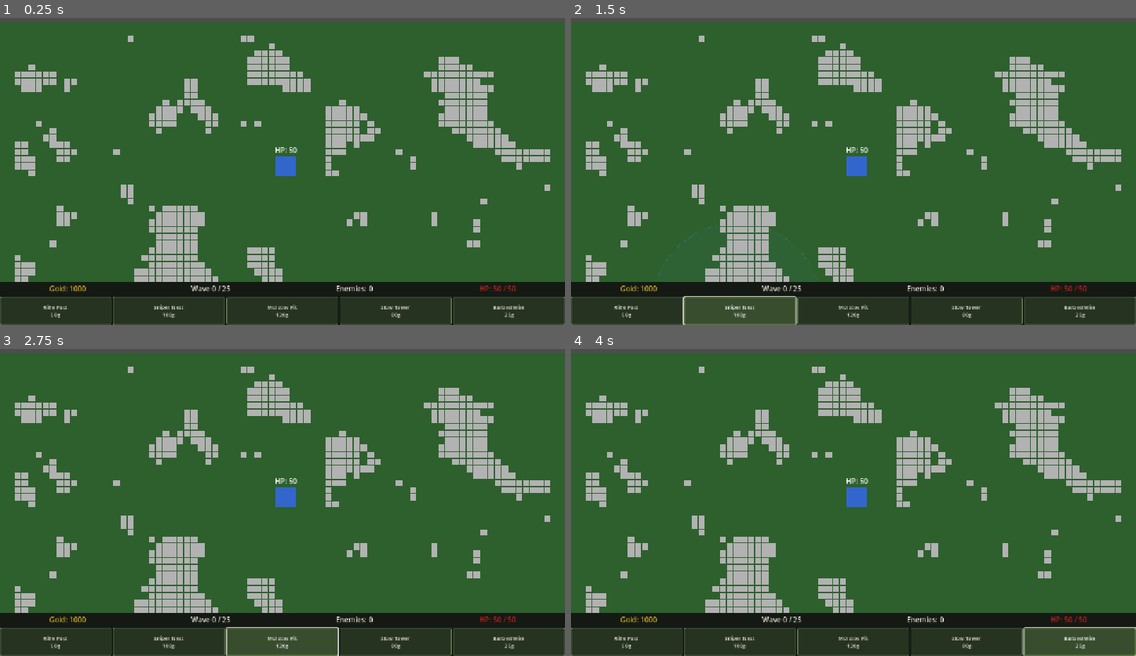
Above: before the commit, frames 1-4 (two rows, left to right).
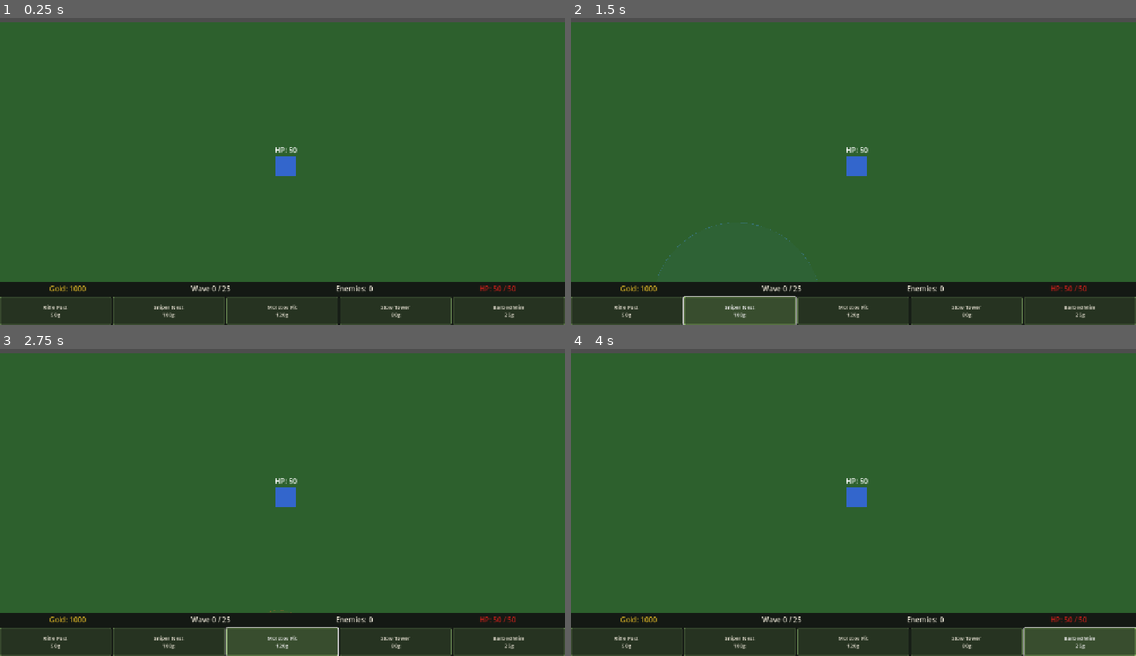
Above: after the commit, the same moments.

Repository: 3dw4rd1/OC_Tower_defense
Game: Godot game, scene res://scenes/levels/main.tscn
Two runs of this game, one before a commit and one after it. Both use one fixed random seed, a clock stepped at 60 frames per second and the inputs below.
Inputs:
- Up to frame 1 (0.25 s): no input
- Up to frame 2 (1.5 s): click "Rifle Post 50g" at 0.5 s; click "Sniper Nest 100g" at 1.25 s
- Up to frame 3 (2.75 s): click "Molotov Pit 120g" at 2 s
- Up to frame 4 (4 s): click "Slow Tower 80g" at 2.75 s; click "Barbed Wire 25g" at 3.5 s

The runs differ from the first frame. In frame 1, 9.3% of the frame differs, in the area x 2-98%, y 5-86%; in frame 2, 9.3%; in frame 3, 9.3%; in frame 4, 9.3%.

Commit message:
feat: replace grey obstacle squares with tree sprites

Diff:
--- a/game/scripts/autoloads/TerrainManager.gd
+++ b/game/scripts/autoloads/TerrainManager.gd
@@ -226,12 +226,15 @@
 	var body := StaticBody2D.new()
 	body.position = world_pos
 
-	# Visual — 14x14 grey square centred in the tile
-	var rect := ColorRect.new()
-	rect.color = Color(0.7, 0.7, 0.7, 1.0)
-	rect.size = Vector2(14, 14)
-	rect.position = Vector2(-7, -7)
-	body.add_child(rect)
+	# Visual — tree sprite, randomly Tree1 or Tree2 from sprite sheet
+	var sprite := Sprite2D.new()
+	var texture := load("res://assets/sprites/terrain/TreeSpriteSheet_Tree1Tree2.png")
+	sprite.texture = texture
+	sprite.region_enabled = true
+	var tree_variant: int = randi() % 2
+	sprite.region_rect = Rect2(tree_variant * 16, 0, 16, 16)
+	sprite.centered = true  # Sprite2D is centred at position(0,0) which is body.position = world_pos
+	body.add_child(sprite)
 
 	# Collision — matches visual size
 	var collision := CollisionShape2D.new()
